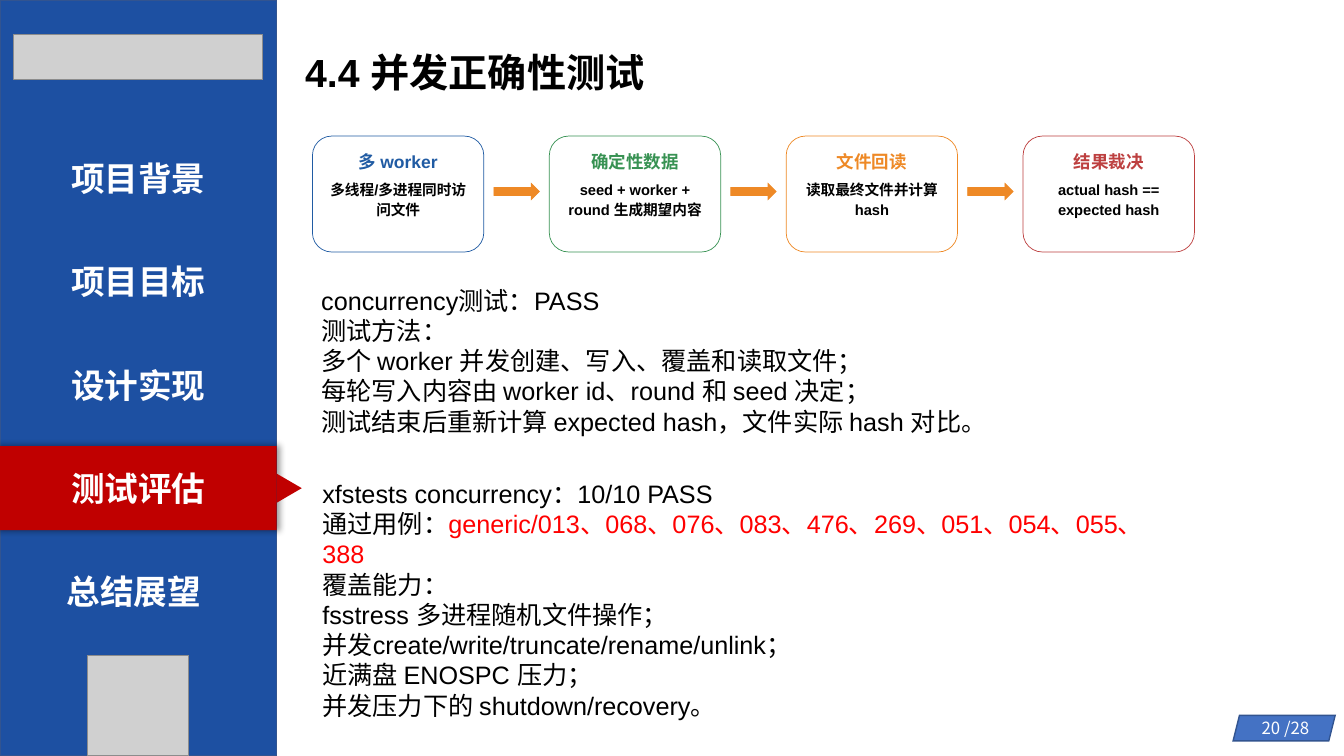
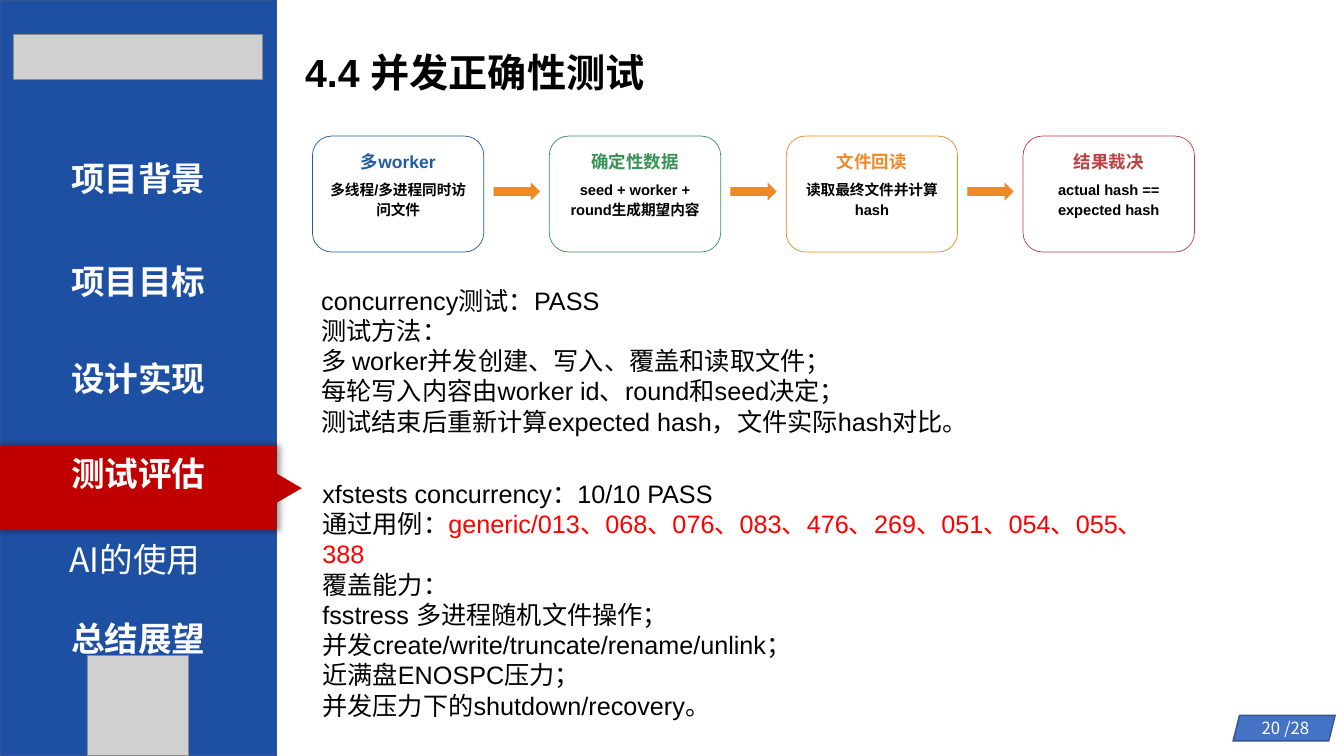
Before and after one commit to byliangg/os_com, a slide deck: slide 20 of 初赛幻灯片.pptx. Drawn at 1344x756 pixels with LibreOffice and Linux fonts; fonts in the diff are those of the drawing; grey boxes stand for pictures. Boxes give left, top, right and bottom in pixels: in the first picture for what was removed or moved away, otherwise in the second. Text is boxed around its words. In the diff, an @@ line names an element or a change of style, - is before the commit and + after.

```diff
--- a/初赛幻灯片.pptx
+++ b/初赛幻灯片.pptx
@@ text at bbox=[361, 153, 436, 170]: spaces changed @@
-多 worker
+多worker
@@ text at bbox=[571, 184, 700, 218]: spaces changed @@
-seed + worker + round 生成期望内容
+seed + worker + round生成期望内容
@@ text "设计实现": place and size @@
-text "设计实现" at bbox=[71, 369, 205, 401]
+text "设计实现" at bbox=[71, 362, 205, 394]
@@ text at bbox=[321, 349, 968, 437]: text changed @@
-多个 worker 并发创建、写入、覆盖和读取文件；
-每轮写入内容由 worker id、round 和 seed 决定；
-测试结束后重新计算 expected hash，文件实际 hash 对比。
+多 worker并发创建、写入、覆盖和读取文件；
+每轮写入内容由worker id、round和seed决定；
+测试结束后重新计算expected hash，文件实际hash对比。
@@ text "测试评估": place and size @@
-text "测试评估" at bbox=[71, 472, 205, 504]
+text "测试评估" at bbox=[71, 457, 205, 489]
@@ text added at bbox=[69, 543, 200, 575], 24 pt, text #FFFFFF @@
+AI的使用
@@ text "总结展望" rewrapped from bbox=[67, 575, 201, 607] to bbox=[71, 617, 205, 661] @@
@@ text at bbox=[322, 662, 710, 721]: spaces changed @@
-近满盘 ENOSPC 压力；
-并发压力下的 shutdown/recovery。
+近满盘ENOSPC压力；
+并发压力下的shutdown/recovery。
```
Also in this commit, not shown: 26 other slides changed, 1 other file.
